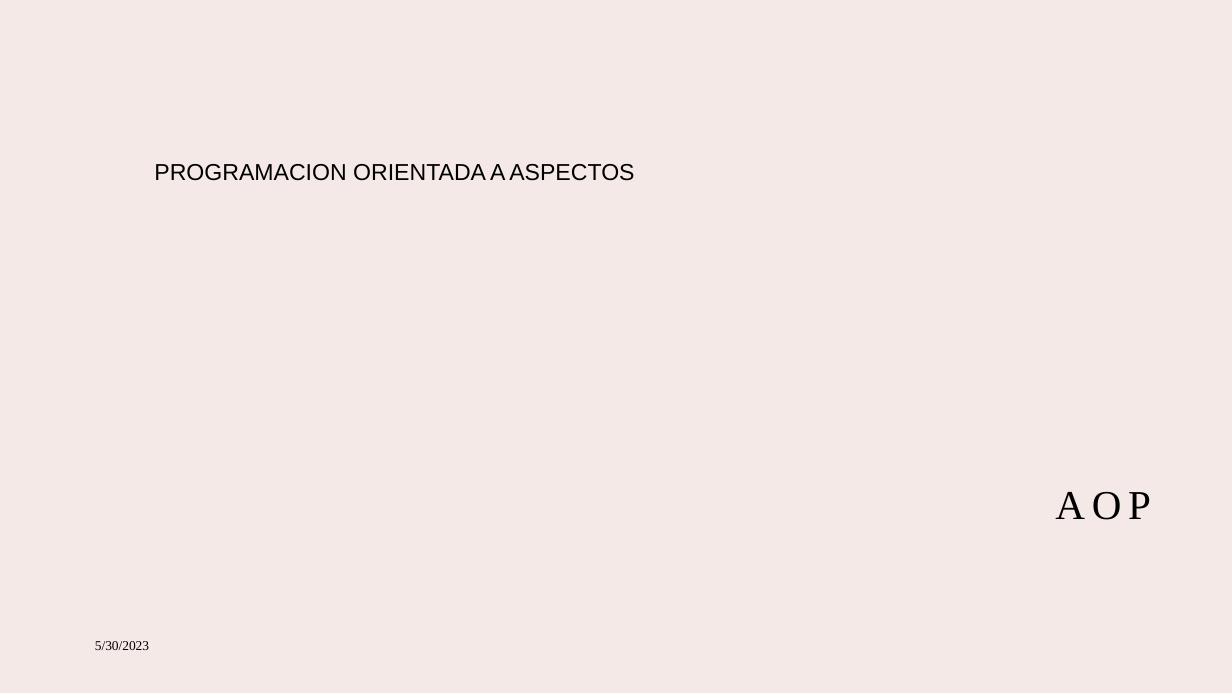
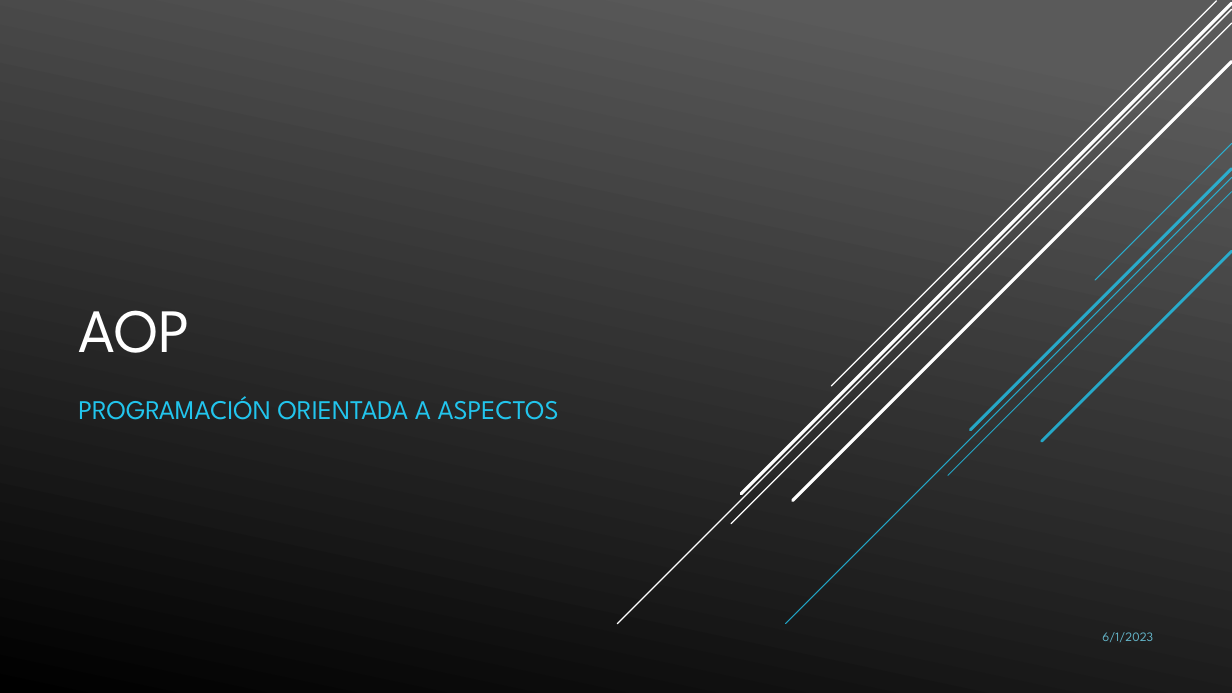
Before and after one commit to dargor94/java-prom-path, a slide deck: slide 1 of src/java-prom-path/aop/AOP.pptx. Drawn at 1232x693 pixels with LibreOffice and Linux fonts; fonts in the diff are those of the drawing. Boxes give left, top, right and bottom in pixels: in the first picture for what was removed or moved away, otherwise in the second. Text is boxed around its words. In the diff, an @@ line names an element or a change of style, - is before the commit and + after.

```diff
--- a/src/java-prom-path/aop/AOP.pptx
+++ b/src/java-prom-path/aop/AOP.pptx
@@ background #F4E9E6 to gradient #5B5B5B to #000000 @@
@@ line added from (1232, 9) to (617, 624), #FFFFFF 1 pt @@
@@ line added from (1232, 23) to (731, 524), #FFFFFF 1 pt @@
@@ line added from (1232, 4) to (741, 494), #FFFFFF 2.5 pt @@
@@ line added from (1216, 1) to (832, 386), #FFFFFF 1 pt @@
@@ title "AOP": place and size @@
-title "AOP" at (1055,491,1151,520)
+title "AOP" at (78,310,190,353)
@@ title "AOP" at (78,310,190,353): size 32 to 48 pt, font Times New Roman to League Spartan, text colour #000000 to #FFFFFF, letter spacing 5.3 to 0 pt; alignment right to left; line spacing 1.2 to 1 @@
@@ line added from (1232, 62) to (793, 501), #FFFFFF 2.5 pt @@
@@ group added at (786,143,1232,624): 5 lines @@
@@ subtitle at (78,396,559,420): text changed; size 18 to 21 pt; font Arial to League Spartan; text colour #000000 to #22C5ED @@
-PROGRAMACION ORIENTADA A ASPECTOS
+PROGRAMACIÓN ORIENTADA A ASPECTOS
@@ text "6/1/2023" at (1102,632,1153,642): vertical alignment middle to top @@
@@ text at (1102,632,1153,642): text changed; size 10.5 to 10 pt; font Times New Roman to League Spartan; text colour #000000 to #76DBF4 at 80% opacity @@
-5/30/2023
+6/1/2023
```
Also in this commit, not shown: 3 other slides changed, 1 other file.
